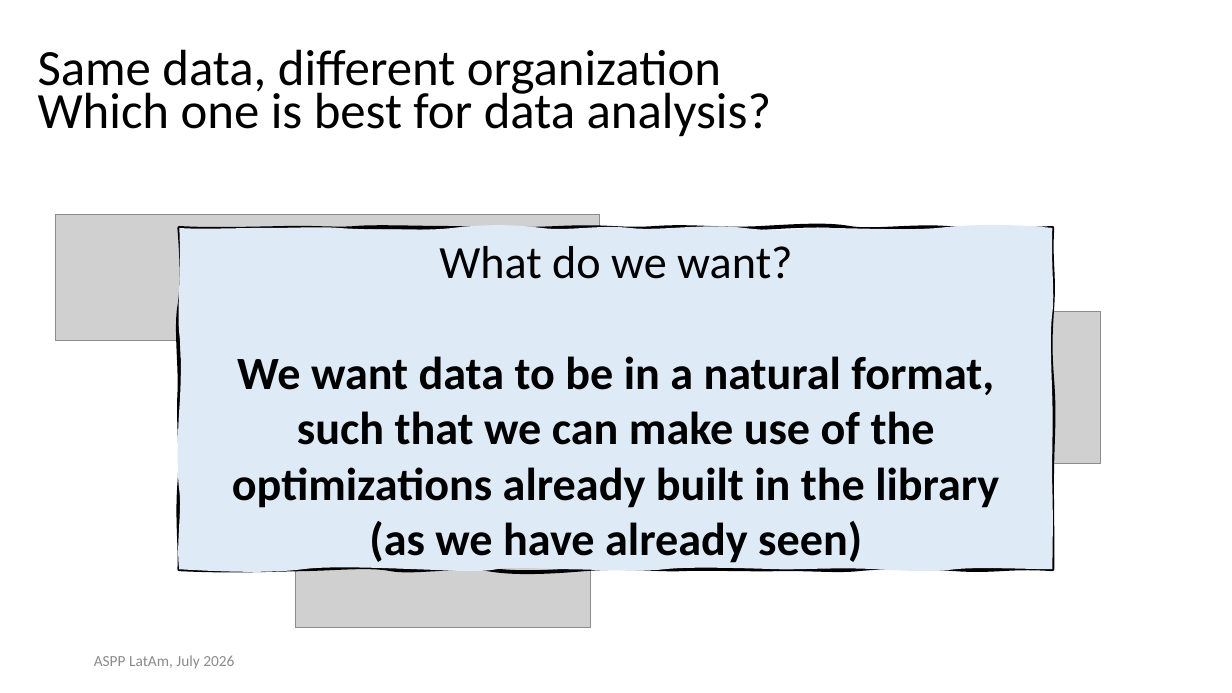
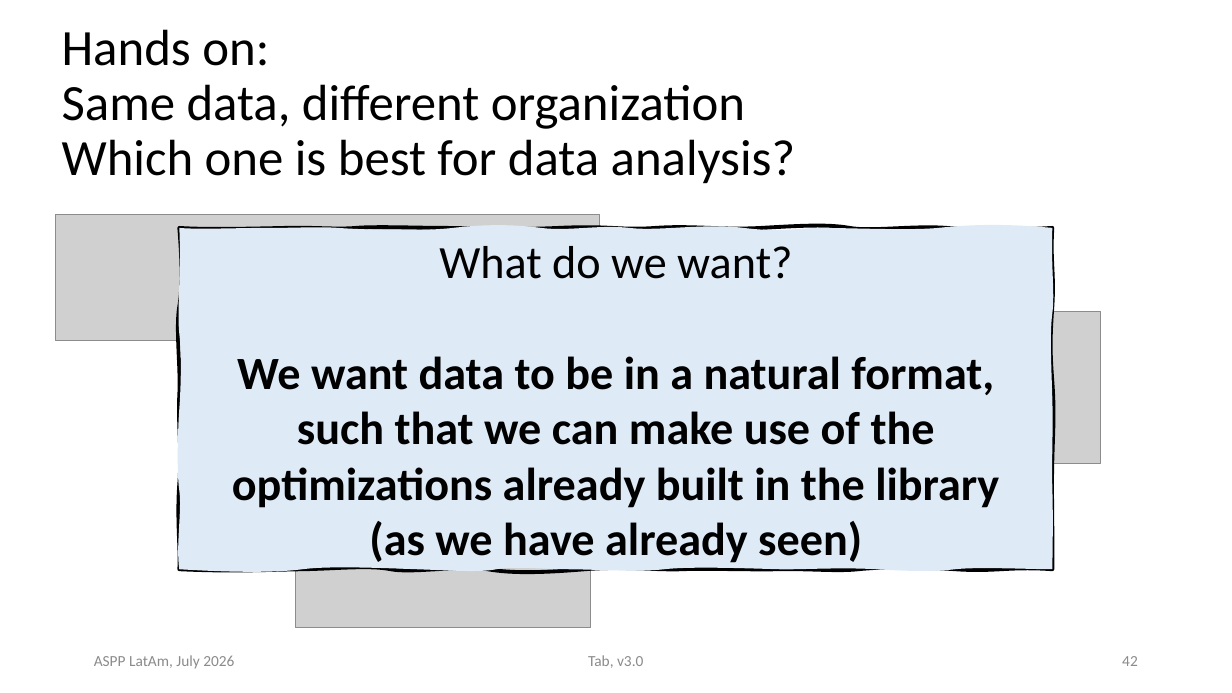
Before and after one commit to ASPP/data_class, a slide deck: slide 42 of tabular_data.pptx (slide 33 before the commit). Drawn at 1232x693 pixels with LibreOffice and Linux fonts; fonts in the diff are those of the drawing; grey boxes stand for pictures. Boxes give left, top, right and bottom in pixels: in the first picture for what was removed or moved away, otherwise in the second. Text is boxed around its words. In the diff, an @@ line names an element or a change of style, - is before the commit and + after.

```diff
--- a/tabular_data.pptx
+++ b/tabular_data.pptx
@@ title at [62,29,795,184]: text changed @@
-Same data, different organization
-Which one is best for data analysis?
+Hands on:
+Same data, different organization
+Which one is best for data analysis?
@@ text added at [588,655,643,668], 12 pt, text #8B8B8B @@
+Tab, v3.0
@@ page number added at [1122,656,1138,666], 12 pt, text #8B8B8B @@
+42
```
Also in this commit, not shown: 66 other slides changed, 17 slides added, 3 slides removed, 21 other files.
